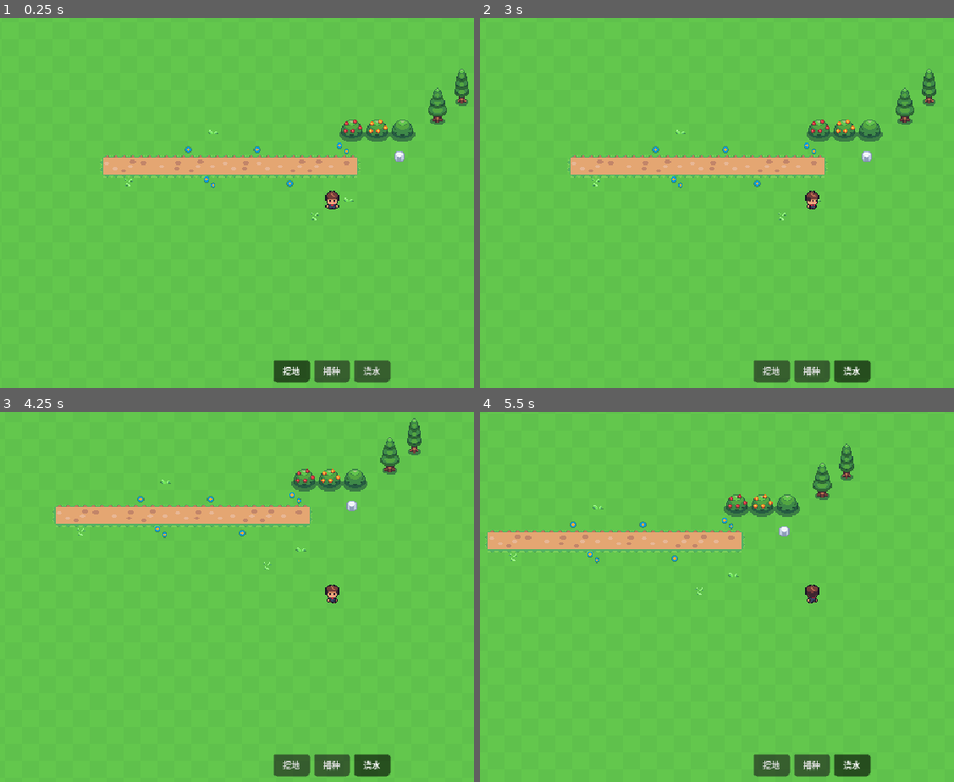
Above: before the commit, frames 1-4 (two rows, left to right).
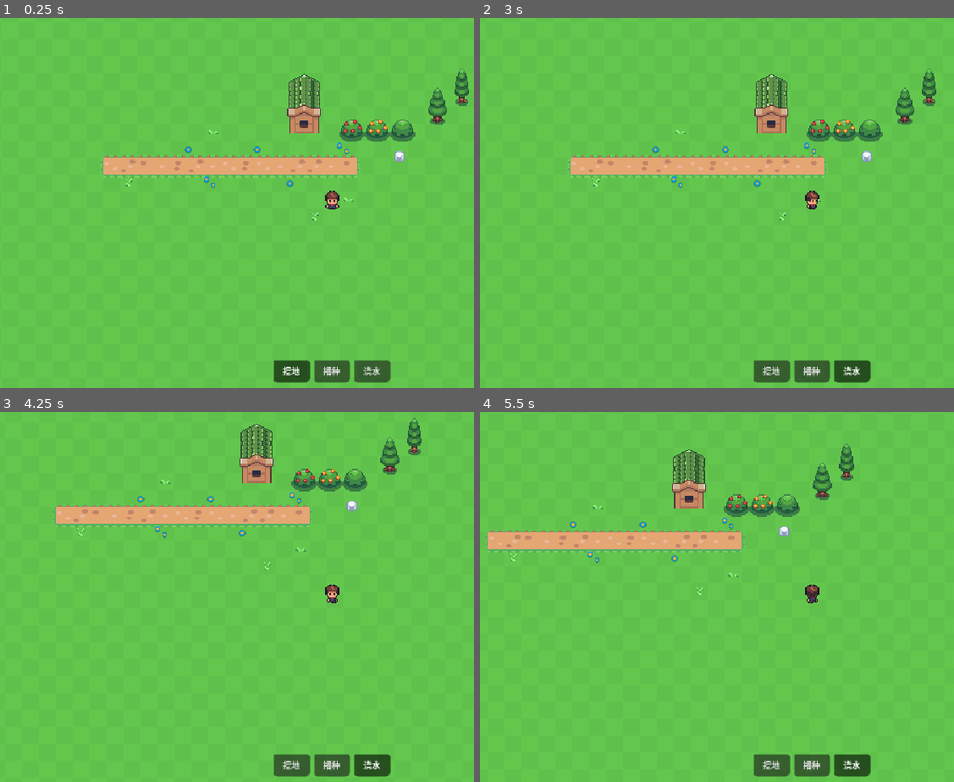
Above: after the commit, the same moments.

Repository: orange-GuandeLi/orange-farm
Game: Godot game, scene res://scenes/main.tscn
Two runs of this game, one before a commit and one after it. Both use one fixed random seed, a clock stepped at 60 frames per second and the inputs below.
Inputs:
- Up to frame 1 (0.25 s): no input
- Up to frame 2 (3 s): click "挖地" at 0.5 s; click "播种" at 1.25 s; click "浇水" at 2 s; hold D (move_right) from 2.78 s (still down); tap Space (use_tool) at 2.85 s
- Up to frame 3 (4.25 s): release D (move_right) at 3.53 s; hold S (move_down) from 3.53 s (still down); tap Space (use_tool) at 3.6 s
- Up to frame 4 (5.5 s): release S (move_down) at 4.28 s; hold D (move_right) 4.28-5.03 s; tap Space (use_tool) at 4.35, 5.1 s; hold W (move_up) from 5.03 s (still down)

The runs differ from the first frame. In frame 1, 1.0% of the frame differs, in the area x 60-68%, y 15-32%; in frame 2, 1.0%; in frame 3, 1.0%, in the area x 50-58%, y 3-20%; in frame 4, 1.0%.

Commit message:
feat(world): 加一间尖顶小屋，路从家门口延伸
从 Sunnyside World 16px 图集里找到了完整的房屋精灵：x520-552 / y296 起，
绿瓦三角屋顶和带门的木墙本来就连成一个整体（32x56），四套配色纵向各差 128px。
把它加进 tools/crop_props.py 的 RECTS，并用 DEST 映射让房屋直接进正式资源目录，
其余装饰物照旧进 assets-tmp/props 备料区。

新增 assets/game/house/{house_green,house_orange,house_red,house_purple}.png。

场景里放 HouseGreen(StaticBody2D)，结构沿用装饰物三段式：
- StaticBody2D position = (910, 473)，房子底边 = 着地点，Y 排序只看它
- Sprite2D centered=false + offset (0,-56)，贴图底边正好压在着地点上
- CollisionShape2D 用 32x16 矩形、position=(16,-8)，只挡门那一排（1 格高）——
  玩家撞门进不去，但能走到房子上面一行被屋顶盖住

实测：
- 贴图底边 = 着地点，误差 0
- 玩家从下方撞房子，被挡在 y=481（碰撞盒底边 473 + 玩家盒高 8）
- Y 排序：玩家 y=457 < 房子 473 → 屋顶盖住玩家

本轮暂未接入：
- 房子的 x 还没对齐格线（910 % 16 = 14，横向跨了 3 格而不是 2 格；
  建议 912，正好占第 57、58 两格）。y=473 离格线 472 差 1px，不影响格子归属
- 门的交互：碰撞盒目前整条封死，以后要做「进屋」得拆成两段留出门口

Diff:
--- a/scenes/main.tscn
+++ b/scenes/main.tscn
@@ -22,6 +22,7 @@
 [ext_resource type="Texture2D" uid="uid://b05i1pomv42j" path="res://assets/game/bush/bush_green.png" id="19_gqmmt"]
 [ext_resource type="Texture2D" uid="uid://b22phnv71hwuj" path="res://assets/game/bush/bush_orange.png" id="20_yc10j"]
 [ext_resource type="Texture2D" uid="uid://btgkrdv5uoeqo" path="res://assets/game/bush/bush_red.png" id="21_jscy8"]
+[ext_resource type="Texture2D" uid="uid://b1hm46atkjcn" path="res://assets/game/house/house_green.png" id="22_pm3ni"]
 
 [sub_resource type="TileSetAtlasSource" id="TileSetAtlasSource_tbgi4"]
 texture = ExtResource("1_sugp2")
@@ -2358,6 +2359,9 @@
 [sub_resource type="RectangleShape2D" id="RectangleShape2D_0ld40"]
 size = Vector2(24, 20)
 
+[sub_resource type="RectangleShape2D" id="RectangleShape2D_y6deb"]
+size = Vector2(32, 16)
+
 [sub_resource type="ButtonGroup" id="ButtonGroup_jkv2x"]
 
 [node name="Main" type="Node2D" unique_id=384196172]
@@ -2509,6 +2513,18 @@
 texture = ExtResource("21_jscy8")
 centered = false
 offset = Vector2(0, -21)
+
+[node name="HouseGreen" type="StaticBody2D" parent="Entities" unique_id=2058714115]
+position = Vector2(910, 473)
+
+[node name="CollisionShape2D" type="CollisionShape2D" parent="Entities/HouseGreen" unique_id=29364753]
+position = Vector2(16, -8)
+shape = SubResource("RectangleShape2D_y6deb")
+
+[node name="Sprite2D" type="Sprite2D" parent="Entities/HouseGreen" unique_id=704952358]
+texture = ExtResource("22_pm3ni")
+centered = false
+offset = Vector2(0, -56)
 
 [node name="Toolbar" type="CanvasLayer" parent="." unique_id=1061629639]
 layer = 10
Binary file added: assets/game/house/house_green.png
Not shown, added: assets/game/house/house_green.png.import
Binary file added: assets/game/house/house_orange.png
Not shown, added: assets/game/house/house_orange.png.import
Binary file added: assets/game/house/house_purple.png
Not shown, added: assets/game/house/house_purple.png.import
Binary file added: assets/game/house/house_red.png
Not shown, added: assets/game/house/house_red.png.import
